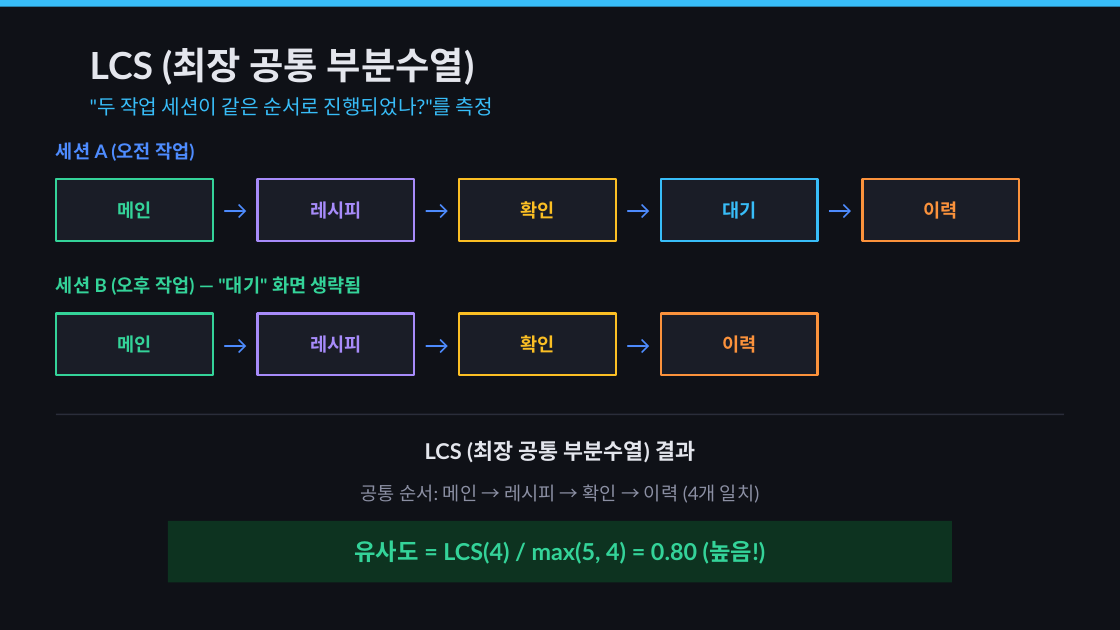
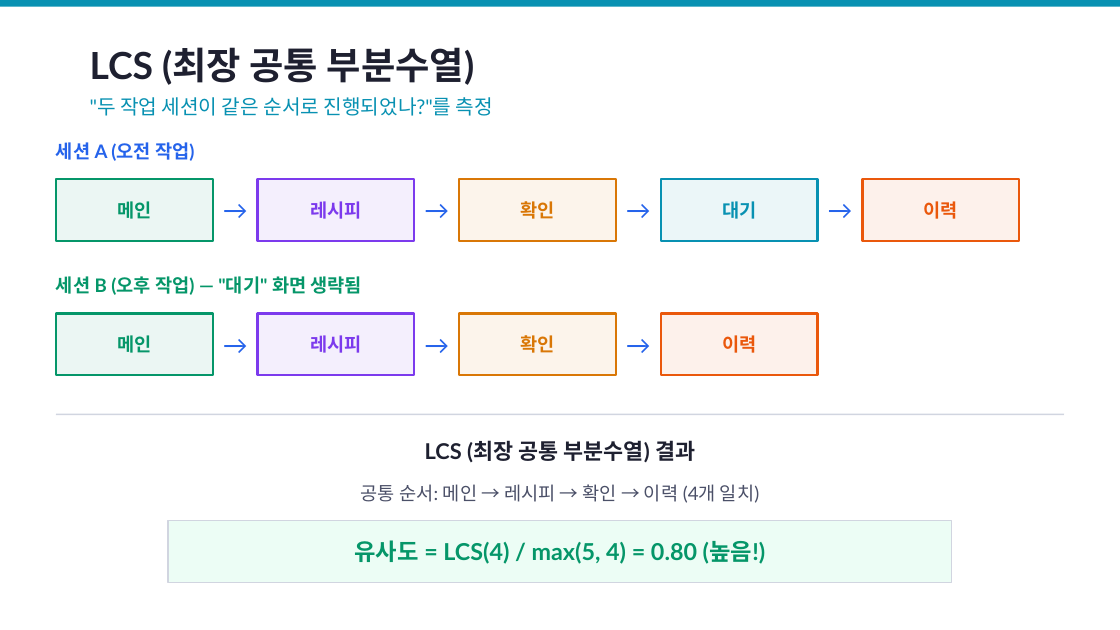
Before and after one commit to WorkforRPASolution/SnapShotScreener, a slide deck: slide 10 of SnapshotScreener_핵심기술_해설.pptx. Drawn at 1120x630 pixels with LibreOffice and Linux fonts; fonts in the diff are those of the drawing. Boxes give left, top, right and bottom in pixels: in the first picture for what was removed or moved away, otherwise in the second. Text is boxed around its words. In the diff, an @@ line names an element or a change of style, - is before the commit and + after.

```diff
--- a/SnapshotScreener_핵심기술_해설.pptx
+++ b/SnapshotScreener_핵심기술_해설.pptx
@@ background #0F1117 to #FFFFFF @@
@@ rectangle at [0,0,1120,7]: fill #38BDF8 to #0891B2 @@
@@ text "LCS (최장 공통 부분수열)" at [90,47,475,85]: text colour #E4E6ED to #1E2030 @@
@@ text ""두 작업 세션이 같은 순서로 ..." at [90,97,493,116]: text colour #38BDF8 to #0891B2 @@
@@ rectangle at [56,179,213,241]: fill #1A1D27 to #059669 at 8% opacity; outline #34D399 1.5 pt to #059669 1.5 pt @@
@@ text "레시피" at [310,201,361,219]: text colour #A78BFA to #7C3AED @@
@@ rectangle at [258,179,414,241]: fill #1A1D27 to #7C3AED at 8% opacity; outline #A78BFA 1.5 pt to #7C3AED 1.5 pt @@
@@ text "확인" at [520,201,554,219]: text colour #FBBF24 to #D97706 @@
@@ rectangle at [459,179,616,241]: fill #1A1D27 to #D97706 at 8% opacity; outline #FBBF24 1.5 pt to #D97706 1.5 pt @@
@@ text "대기" at [722,201,756,219]: text colour #38BDF8 to #0891B2 @@
@@ rectangle at [661,179,818,241]: fill #1A1D27 to #0891B2 at 8% opacity; outline #38BDF8 1.5 pt to #0891B2 1.5 pt @@
@@ text "이력" at [924,201,958,219]: text colour #FB923C to #EA580C @@
@@ rectangle at [862,179,1019,241]: fill #1A1D27 to #EA580C at 8% opacity; outline #FB923C 1.5 pt to #EA580C 1.5 pt @@
@@ rectangle at [56,314,213,375]: fill #1A1D27 to #059669 at 8% opacity; outline #34D399 1.5 pt to #059669 1.5 pt @@
@@ text "레시피" at [310,335,361,353]: text colour #A78BFA to #7C3AED @@
@@ rectangle at [258,314,414,375]: fill #1A1D27 to #7C3AED at 8% opacity; outline #A78BFA 1.5 pt to #7C3AED 1.5 pt @@
@@ text "확인" at [520,335,554,353]: text colour #FBBF24 to #D97706 @@
@@ rectangle at [459,314,616,375]: fill #1A1D27 to #D97706 at 8% opacity; outline #FBBF24 1.5 pt to #D97706 1.5 pt @@
@@ text colour #4E8CFF to #2563EB in 8 elements at [56,142,195,161], [213,185,258,235], [414,185,459,235], [616,185,661,235], [818,185,862,235], [213,319,258,370], [414,319,459,370], [616,319,661,370] @@
@@ text "이력" at [722,335,756,353]: text colour #FB923C to #EA580C @@
@@ rectangle at [661,314,818,375]: fill #1A1D27 to #EA580C at 8% opacity; outline #FB923C 1.5 pt to #EA580C 1.5 pt @@
@@ line (56, 414) - (1064, 414): stroke #2A2D3A 1 pt to #D1D5E0 1 pt @@
@@ text "LCS (최장 공통 부분수열) 결과" at [425,440,695,462]: text colour #E4E6ED to #1E2030 @@
@@ text "공통 순서: 메인 → 레시피 ..." at [361,484,759,503]: text colour #8B8FA3 to #4B5068 @@
@@ text colour #34D399 to #059669 in 4 elements at [117,201,151,219], [56,276,362,295], [117,335,151,353], [355,540,766,564] @@
@@ rectangle at [168,521,952,582]: fill #0D3320 to #ECFDF5; outline none to #D1D5E0 0.75 pt @@
```
Also in this commit, not shown: 13 other slides changed, 6 other files.
